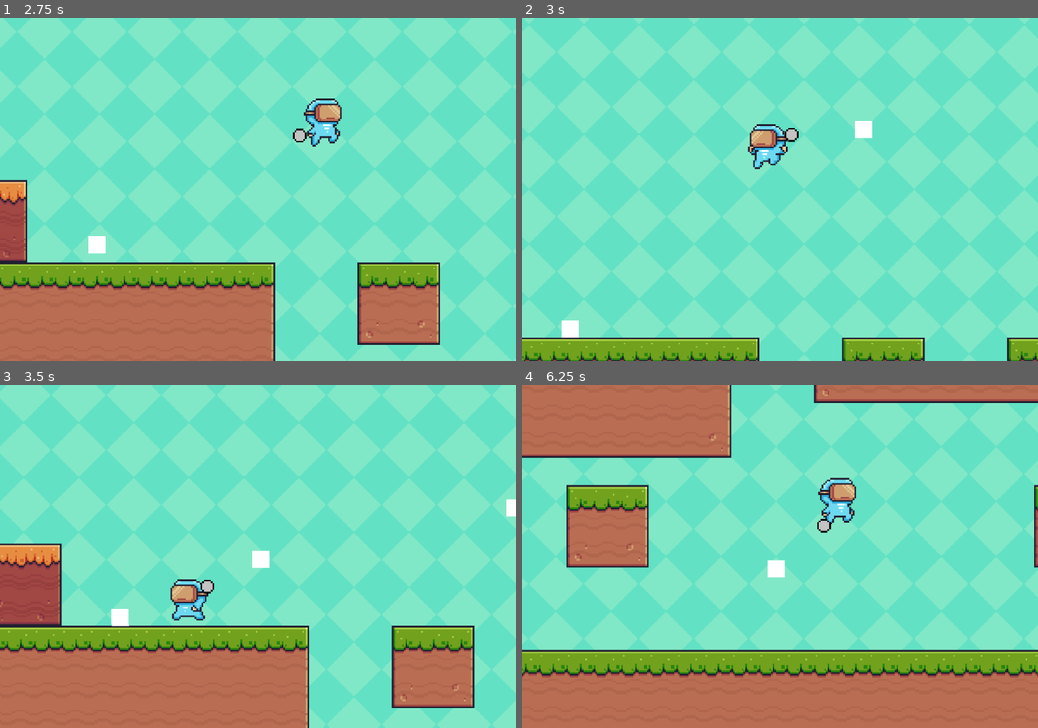
Above: before the commit, frames 1-4 (two rows, left to right).
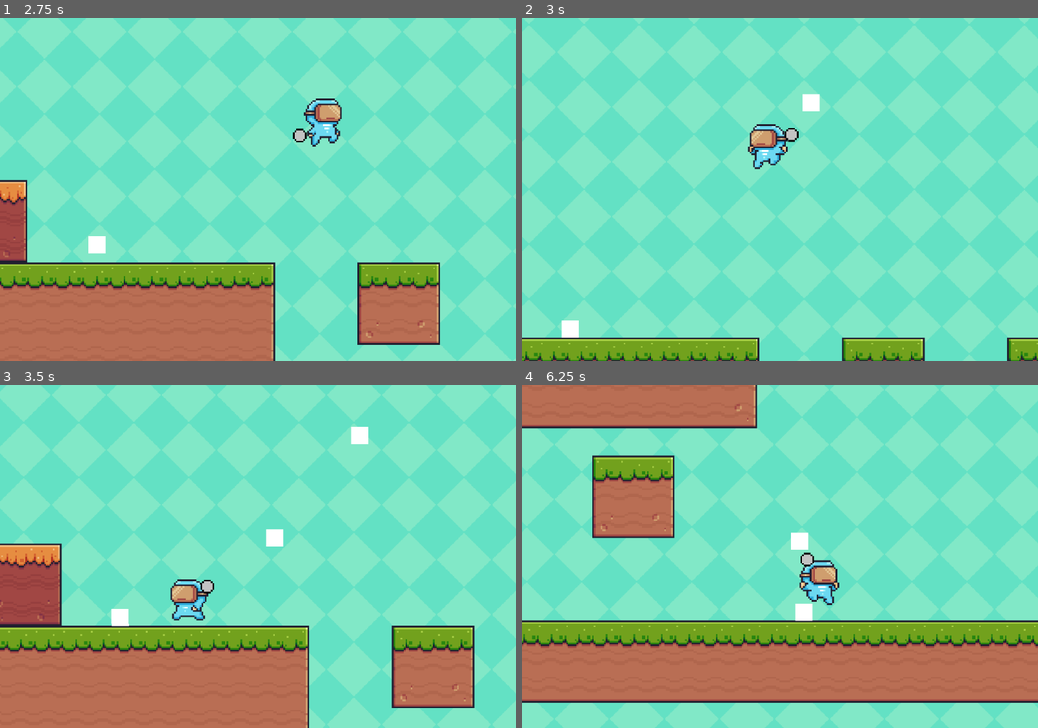
Above: after the commit, the same moments.

Repository: Minyguy/GameJamS2024
Game: Godot game, scene res://Subscenes/menu.tscn
The game is run twice, just before and just after one commit, with the same random seed, the same clock (stepped at 60 frames per second) and the same inputs.
Inputs (mouse positions are in pixels of both pictures, inside the frame that each line leads up to):
- Up to frame 1 (2.75 s): click "Play :)" at 0.5 s; move the mouse to (371, 172) at 1.27 s; hold Right (ui_right) from 1.28 s (still down); right-click (371, 172) at 1.35 s; tap Space (jump) at 1.52, 1.82, 2.27, 2.57 s; tap F (dev_resurrect) at 1.55, 2.1 s; move the mouse to (154, 206) at 2.02 s; click (154, 206) at 2.3 s
- Up to frame 2 (3 s): move the mouse to (831, 114) at 2.77 s; release Right (ui_right) at 2.78 s; press the mouse at (831, 114) at 2.78 s; hold Left (ui_left) from 2.78 s (still down)
- Up to frame 3 (3.5 s): keep holding Left (ui_left); tap Space (jump) at 3.05 s
- Up to frame 4 (6.25 s): move the mouse to (754, 625) at 3.52 s; release Left (ui_left) at 3.53 s; release the mouse at (754, 625) at 3.53 s; hold Right (ui_right) 3.53-5.03 s; tap Space (jump) at 3.6, 3.77, 4.07, 4.52, 4.82, 5.27, 5.57, 6.05 s; right-click (754, 625) at 3.8 s; move the mouse to (934, 607) at 4.27 s; right-click (934, 607) at 4.35 s; tap F (dev_resurrect) at 4.55, 5.1 s; move the mouse to (625, 505) at 5.02 s; hold Left (ui_left) 5.03-5.78 s; click (625, 505) at 5.3 s; move the mouse to (805, 556) at 5.77 s; press the mouse at (805, 556) at 5.78 s; hold Right (ui_right) from 5.78 s (still down)

Frame 1 is identical in both runs. In frame 2, 0.3% of the frame differs, in the area x 54-68%, y 22-36%; in frame 3, 0.6%; in frame 4, 83%, in the area x 0-100%, y 0-100%.
Error before the commit: Invalid access to property or key 'target' on a base object of type 'Marker2D (PlayerMarker2D.gd)'. (res://Scripts/PlayerScript.gd:82)

Commit message:
Player can now wormhole

Diff:
--- a/Scripts/PlayerMarker2D.gd
+++ b/Scripts/PlayerMarker2D.gd
@@ -1,6 +1,7 @@
 extends Marker2D
 const radius = 30
 @onready var player = get_parent()
+@onready var target
 # Called when the node enters the scene tree for the first time.
 func _ready():
 
@@ -16,4 +17,14 @@
 func _on_area_2d_area_entered(area):
 	if area.has_method("do_teleport"):
 		if area.subtype == "Door":
+			print("Target is selecting portal")
+			target = area
 			pass
+
+
+func _on_area_2d_area_exited(area):
+	if area.has_method("do_teleport"):
+		if area.subtype == "Door":
+			print("Target is no longer portal")
+			target = null
+			pass
--- a/Scripts/PlayerScript.gd
+++ b/Scripts/PlayerScript.gd
@@ -17,12 +17,12 @@
 var dying := false
 
 # Variables related to platforming etc
-var physics_enabled : bool
+var physics_enabled := true
 
 # Variables related to going through wormholes
-var teleporting = false
+var teleporting := false
 var portal_position : Vector2
-var portal : Node2D
+var portal : Area2D
 var is_left_in_portal : bool
 var in_portal := false
 var post_tp_grow := false
@@ -34,8 +34,8 @@
 
 # Misc Variables
 var bullet_path
-var _animated_sprite
-var shape
+var _animated_sprite : AnimatedSprite2D
+var shape : CollisionShape2D
 
 func stop_worming():
 	worm_time = false
@@ -63,10 +63,17 @@
 	shape = %CollisionShape2D
 
 func _process(delta):
+	reduce_cooldowns(delta)
 
 	# Handle worm_time gameplay
 	if worm_time:
 		pass
+
+	elif teleporting:
+		process_teleporting()
+
+	if scale != Vector2(sign(scale.x)*1, sign(scale.y)*1) and not teleporting:
+		scale = scale.move_toward(Vector2(sign(scale.x)*1, sign(scale.y)*1), 0.1)
 
 	# Handle plattformer gameplay
 	else:
@@ -75,12 +82,11 @@
 				if Input.is_action_pressed("shoot"):
 					shoot_bullet(300, 40)
 					curr_shoot_cd = base_shoot_cd
-			else:
-				curr_shoot_cd = move_toward(curr_shoot_cd, 0, 1)
+
 
 			if Input.is_action_just_pressed("Start_Worming") and alive:
 				if (target.target != null):
-					pass
+					start_teleport(target.target, target.target.global_position, target.target.left_right)
 					#Go through portal
 
 
@@ -107,12 +113,14 @@
 		position = Vector2(150, 500)
 		velocity.y = 0
 		velocity.x = 0
-	if not is_on_floor() and Input.is_action_pressed("jump") and alive:
+
+	if not is_on_floor() and Input.is_action_pressed("jump"):
 		velocity.y += (gravity - FLOAT_MOD) * delta
 		if velocity.y < 0:
 			_animated_sprite.play("jumping")
 		else:
 			_animated_sprite.play("falling")
+
 	elif not is_on_floor():
 		if alive:
 			velocity.y += gravity * delta
@@ -121,20 +129,8 @@
 			else:
 				_animated_sprite.play("falling")
 
-
-	# Handle jump.
-	if Input.is_action_just_pressed("jump") and is_on_floor() and alive and not worm_time:
-
-		velocity.y = -JUMP_VELOCITY
-		if jumpChat == 0:
-			print("Hop")
-			jumpChat = 1
-		elif jumpChat == 1:
-			print("Skip")
-			jumpChat = 2
-		elif jumpChat == 2:
-			print("Jump")
-			jumpChat = 0
+	if Input.is_action_just_pressed("jump"):
+		try_jump()
 
 	# Get the input direction and handle the movement/deceleration.
 	# As good practice, you should replace UI actions with custom gameplay actions.
@@ -168,26 +164,21 @@
 				visible = false
 				shape.disabled = true
 
-
-	move_and_slide()
-
-	for index in get_slide_collision_count():
-		var collisionStuff := get_slide_collision(index)
-		var body := collisionStuff.get_collider()
-		if body.name == "BasicEnemy":
-			if alive:
-				print("YOU DIE!!!!")
-				alive = false
-				dying = true
+	if(physics_enabled):
+		move_and_slide()
+
+		for index in get_slide_collision_count():
+			var collisionStuff := get_slide_collision(index)
+			var body := collisionStuff.get_collider()
+			if body.name == "BasicEnemy":
+				if alive:
+					print("YOU DIE!!!!")
+					alive = false
+					dying = true
 
 
 	if Input.is_action_just_pressed("dev_resurrect"):
-		visible = true
-		alive = true
-		worm_time = false
-		position = get_global_mouse_position()
-		camera.switch_target(self)
-		shape.disabled = false
+		reset_player()
 
 	if Input.is_action_just_pressed("menu"):
 		get_parent().get_parent()._back_to_menu()
@@ -210,3 +201,39 @@
 	physics_enabled = true
 	visible = true
 	post_tp_grow = true
+
+func reduce_cooldowns(delta):
+	curr_shoot_cd = move_toward(curr_shoot_cd, 0, 1*delta)
+
+func try_jump():
+	if is_on_floor() and alive and not worm_time:
+		velocity.y = -JUMP_VELOCITY
+
+func reset_player():
+	visible = true
+	alive = true
+	worm_time = false
+	position = get_global_mouse_position()
+	camera.switch_target(self)
+	shape.disabled = false
+
+func process_teleporting():
+	# Havent entered toob yet
+	if(visible):
+		if scale == Vector2(sign(scale.x)*0.45,sign(scale.y)*0.45):
+			visible = false
+			pass
+
+		else:
+			position = position.move_toward(portal_position, 6)
+			scale = scale.move_toward(Vector2(sign(scale.x)*0.45, sign(scale.y)*0.45), 0.15)
+
+	# Has entered toob, send signal to portal
+	else:
+		if not in_portal:
+			if(is_left_in_portal):
+				print("Starting tp with direction left")
+			else:
+				print("Starting tp with direction right")
+			portal.do_teleport(self, true, is_left_in_portal)
+			in_portal = true
--- a/Scripts/basic_enemy.gd
+++ b/Scripts/basic_enemy.gd
@@ -36,26 +36,7 @@
 			post_tp_grow = false
 
 	if(teleporting):
-		# Havent entered toob yet
-		if(visible):
-			if scale == Vector2(sign(scale.x)*0.45,sign(scale.y)*0.45):
-				visible = false
-				pass
-
-			else:
-				position = position.move_toward(portal_position, 6)
-				scale = scale.move_toward(Vector2(sign(scale.x)*0.45, sign(scale.y)*0.45), 0.15)
-
-		# Has entered toob, send signal to portal
-		else:
-			if not in_portal:
-				if(is_left_in_portal):
-					print("Starting tp with direction left")
-				else:
-					print("Starting tp with direction right")
-				portal.do_teleport(self, true, is_left_in_portal)
-				in_portal = true
-
+		process_teleporting()
 
 	else:
 		# If on-floor
@@ -109,6 +90,10 @@
 			DIRECTION_WALK *= -1
 			scale.x *= -1
 
+
+
+
+
 func start_teleport(_portal, _position, is_left_direction):
 	if(is_left_direction):
 		print("Starting tp with direction left")
@@ -132,3 +117,24 @@
 
 func get_tp_cooldown():
 	return tp_cooldown
+
+func process_teleporting():
+	# Havent entered toob yet
+	if(visible):
+		if scale == Vector2(sign(scale.x)*0.45,sign(scale.y)*0.45):
+			visible = false
+			pass
+
+		else:
+			position = position.move_toward(portal_position, 6)
+			scale = scale.move_toward(Vector2(sign(scale.x)*0.45, sign(scale.y)*0.45), 0.15)
+
+	# Has entered toob, send signal to portal
+	else:
+		if not in_portal:
+			if(is_left_in_portal):
+				print("Starting tp with direction left")
+			else:
+				print("Starting tp with direction right")
+			portal.do_teleport(self, true, is_left_in_portal)
+			in_portal = true
--- a/Scripts/portal_dummy.gd
+++ b/Scripts/portal_dummy.gd
@@ -84,8 +84,6 @@
 			if typeof(get_next_portal(_is_left)) == 4:
 				summon_passenger()
 
-
-
 			else:
 				print(scale)
 				print("Sent "+ passenger.name)
--- a/Subscenes/menu.tscn
+++ b/Subscenes/menu.tscn
@@ -117,8 +117,8 @@
 
 [node name="MarginContainer" type="MarginContainer" parent="MenuContainer/VBoxContainer/HBoxContainer/Margin_Buttons/VBoxContainer/VBoxContainer_Buttons/ColorRect"]
 layout_mode = 0
-offset_right = 388.0
-offset_bottom = 273.0
+offset_right = 358.0
+offset_bottom = 208.0
 theme_override_constants/margin_left = 20
 theme_override_constants/margin_top = 20
 
--- a/Subscenes/player.tscn
+++ b/Subscenes/player.tscn
@@ -307,3 +307,4 @@
 shape = SubResource("CircleShape2D_4qrov")
 
 [connection signal="area_entered" from="Target/Area2D" to="Target" method="_on_area_2d_area_entered"]
+[connection signal="area_exited" from="Target/Area2D" to="Target" method="_on_area_2d_area_exited"]
Not shown, changed: web export/index.html
Not shown, changed: web export/index.pck
Not shown, changed: web export/index.service.worker.js
